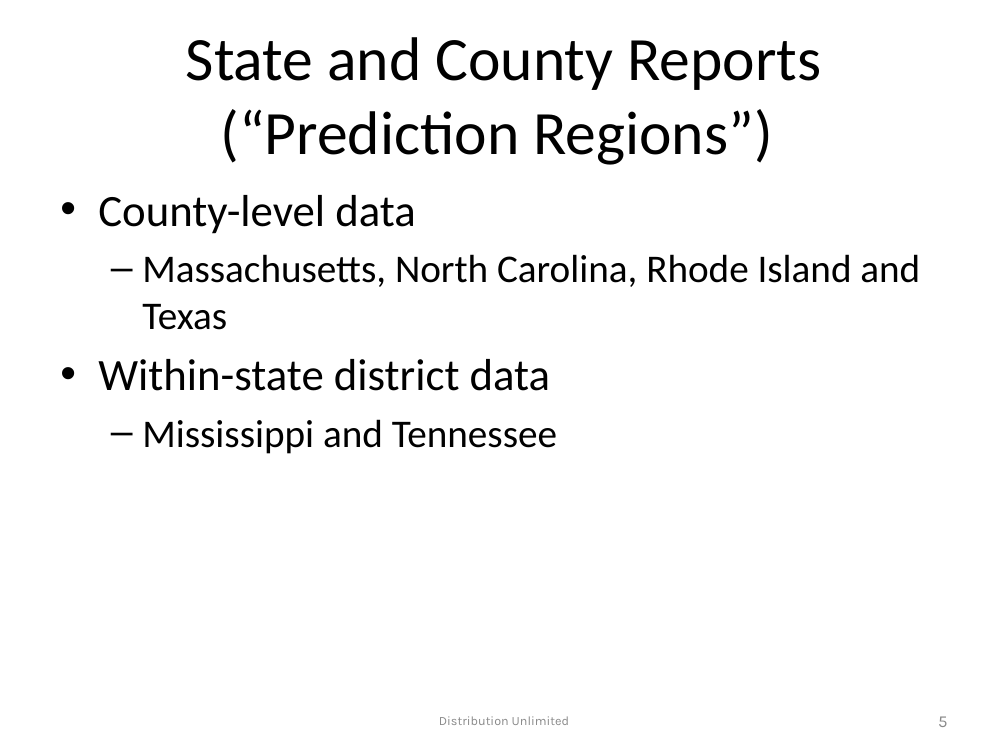
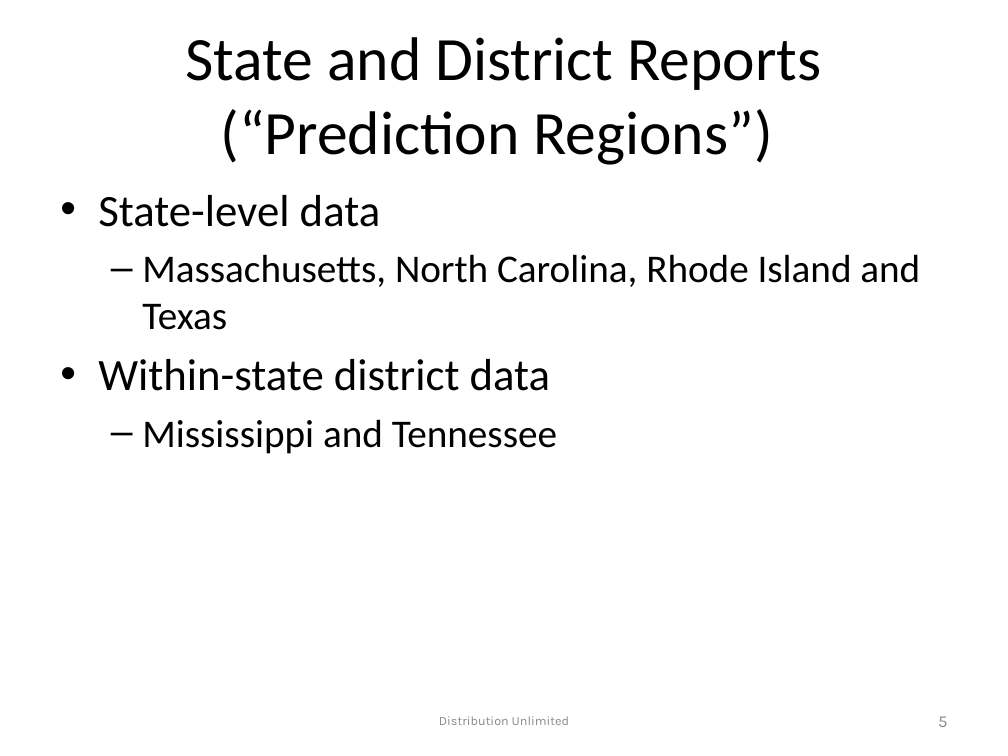
Before and after one commit to max-orhai/ppaml-cp7, a slide deck: slide 5 of problem_statement/Challenge Problem 7-v1.pptx. Drawn at 1008x756 pixels with LibreOffice and Linux fonts; fonts in the diff are those of the drawing; background and template pictures are left out. Boxes give left, top, right and bottom in pixels: in the first picture for what was removed or moved away, otherwise in the second. Text is boxed around its words. In the diff, an @@ line names an element or a change of style, - is before the commit and + after.

Commit message:
revised slides

```diff
--- a/problem_statement/Challenge Problem 7-v1.pptx
+++ b/problem_statement/Challenge Problem 7-v1.pptx
@@ title at (x1=186, y1=37, x2=821, y2=165): text changed @@
-State and County Reports
-(“Prediction Regions”)
+State and District Reports
+(“Prediction Regions”)
@@ text at (x1=98, y1=195, x2=381, y2=227): text changed @@
-• County-level data
+• State-level data
```
Also in this commit, not shown: 3 other slides changed.
